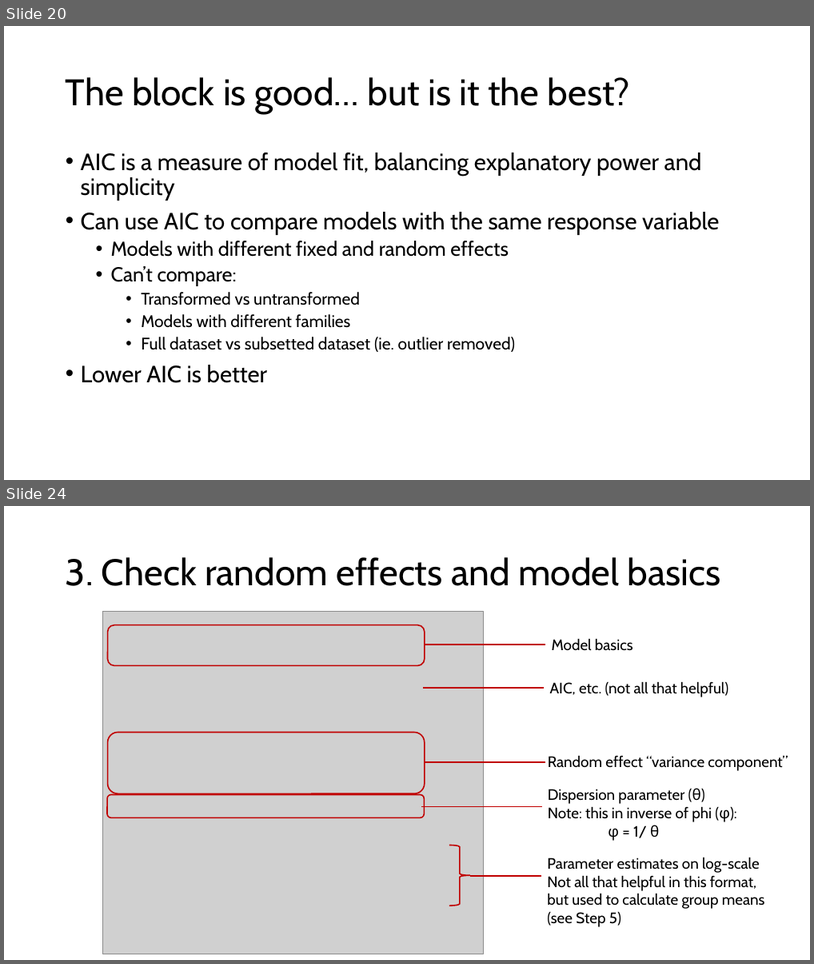
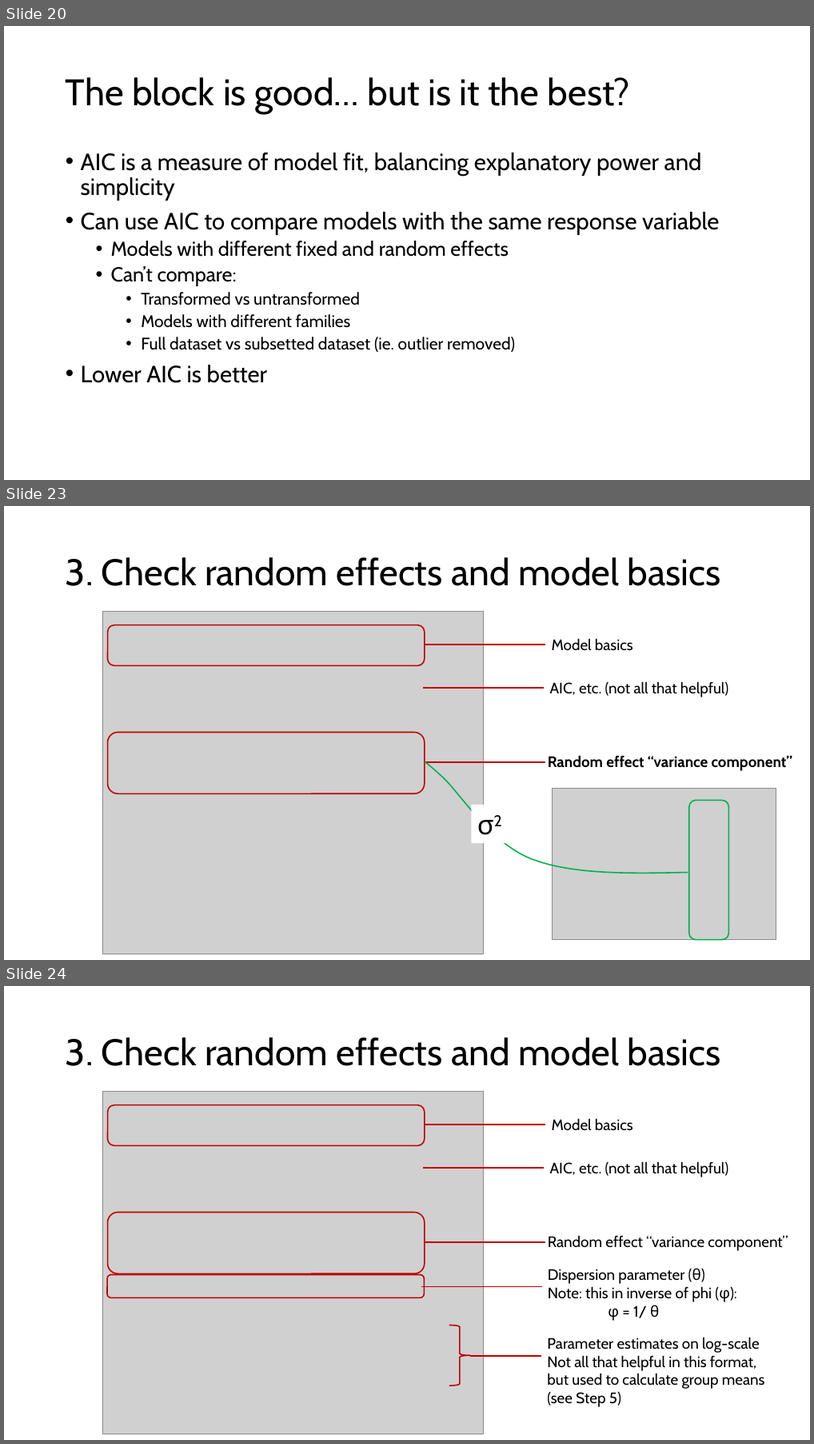
Before and after one commit to hahnp13/Workshops, a slide deck: Slides and materials/WorkedExample_GLMM_Counts.pptx. Shown one above the other, each under a label of ours: slides 20 and 24 before the commit, slides 20, 23 and 24 after it; the slides between them are not shown. The pictures are 814x964 and 814x1444 pixels, drawn with LibreOffice and Linux fonts; fonts in the diff are those of the drawing; grey boxes stand for pictures. Boxes give left, top, right and bottom in pixels: in the first picture for what was removed or moved away, otherwise in the second. Text is boxed around its words. In the diff, an @@ line names an element or a change of style, - is before the commit and + after.

```diff
--- a/Slides and materials/WorkedExample_GLMM_Counts.pptx
+++ b/Slides and materials/WorkedExample_GLMM_Counts.pptx
@@ slide 23 added at (x1=4, y1=506, x2=810, y2=960), background #FFFFFF @@
@@ title added at (x1=66, y1=557, x2=722, y2=586), 44 pt, text #000000 @@
+3. Check random effects and model basics
@@ picture added at (x1=102, y1=612, x2=484, y2=954) @@
@@ rounded rectangle added at (x1=107, y1=625, x2=425, y2=666), outline #C00000 1.5 pt @@
@@ line added from (425, 644) to (546, 644), #C00000 1.5 pt @@
@@ text added at (x1=552, y1=638, x2=634, y2=651), 18 pt, text #000000 @@
+Model basics
@@ line added from (423, 688) to (544, 688), #C00000 1.5 pt @@
@@ text added at (x1=550, y1=681, x2=729, y2=697), 18 pt, text #000000 @@
+AIC, etc. (not all that helpful)
@@ rounded rectangle added at (x1=107, y1=732, x2=425, y2=794), outline #C00000 1.5 pt @@
@@ line added from (425, 763) to (546, 763), #C00000 1.5 pt @@
@@ freeform shape added at (x1=426, y1=763, x2=689, y2=873), outline #00B050 1.5 pt @@
@@ text added at (x1=548, y1=755, x2=793, y2=771), 18 pt, text #000000, bold @@
+Random effect “variance component”
@@ picture added at (x1=552, y1=788, x2=777, y2=939) @@
@@ rectangle added at (x1=472, y1=804, x2=509, y2=843), fill #FFFFFF, 32 pt, text #000000 @@
+σ2
@@ rounded rectangle added at (x1=690, y1=800, x2=730, y2=939), outline #00B050 1.5 pt @@
```
Also in this commit, not shown: 5 slides changed, 1 slide removed, 2 other files.
